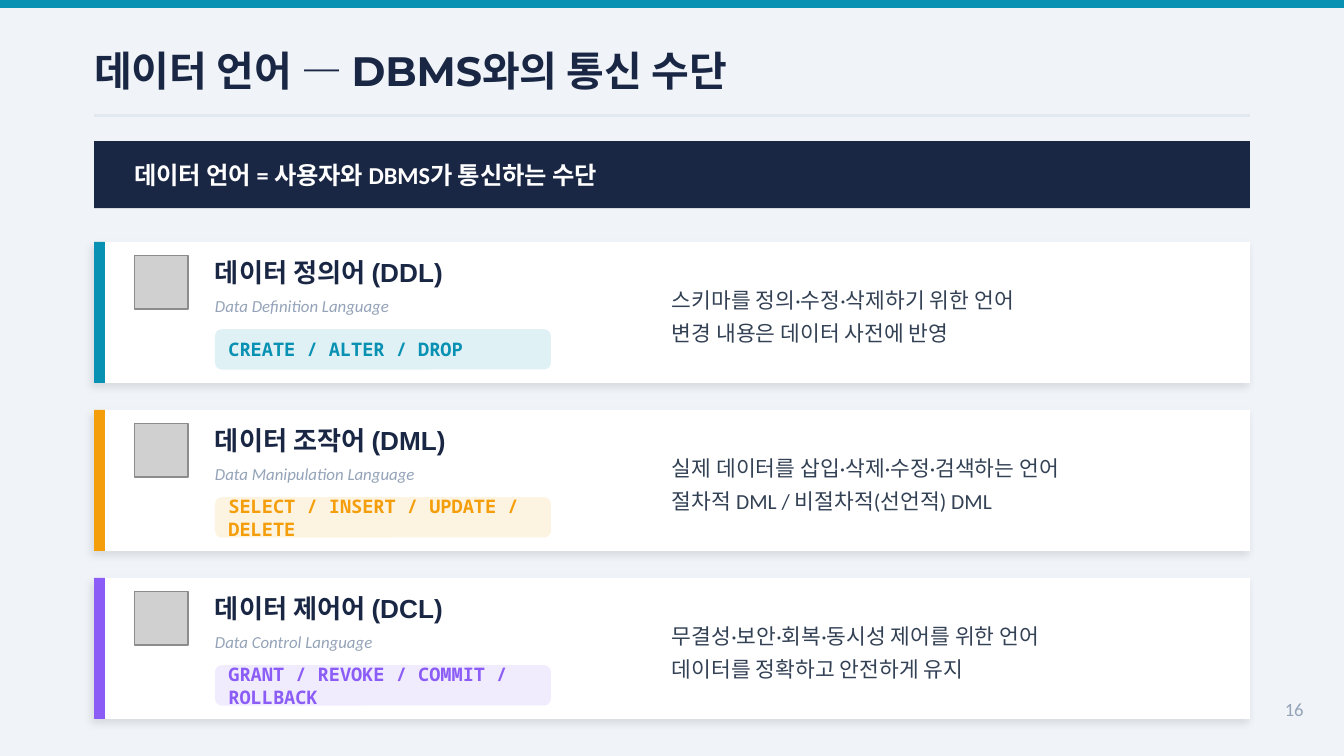
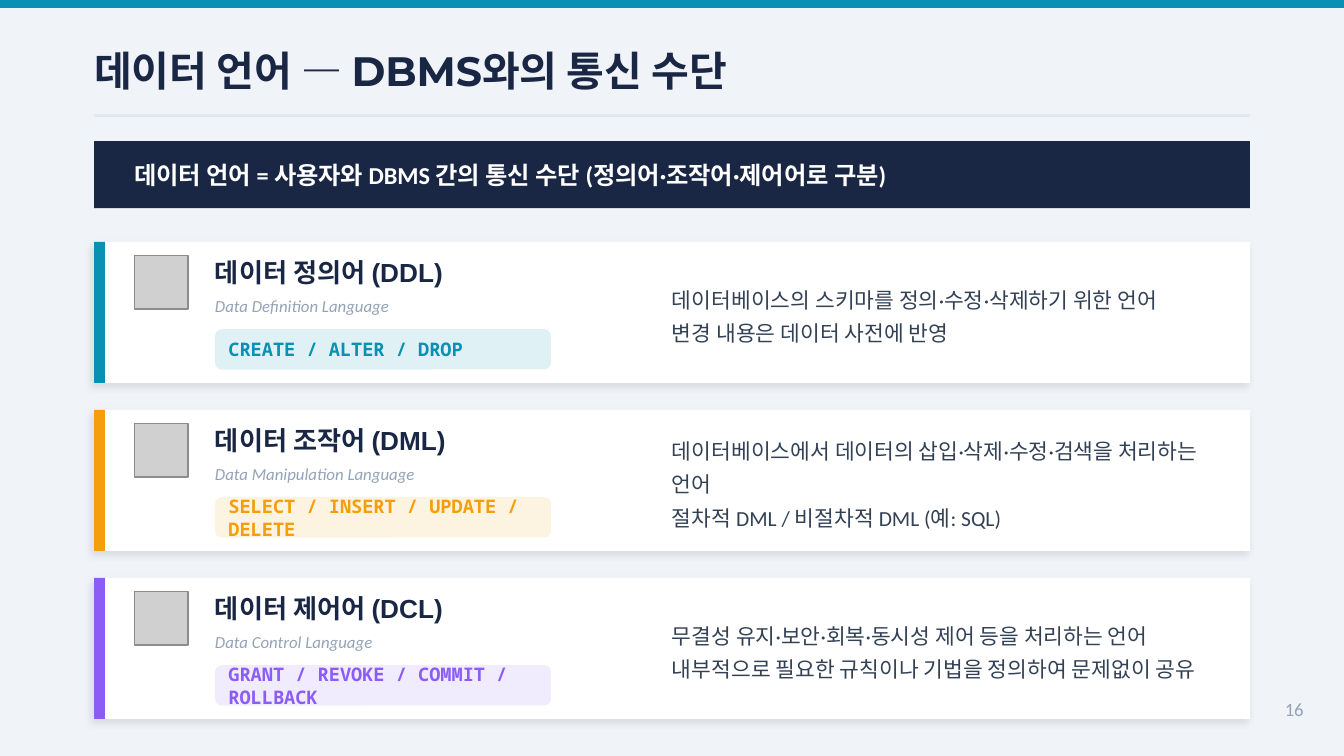
Before and after one commit to Sangdon-Park/Sangdon-Park.github.io, a slide deck: slide 16 of data/DB시스템/3장_데이터베이스시스템_박상돈.pptx. Drawn at 1344x756 pixels with LibreOffice and Linux fonts; fonts in the diff are those of the drawing; grey boxes stand for pictures. Boxes give left, top, right and bottom in pixels: in the first picture for what was removed or moved away, otherwise in the second. Text is boxed around its words. In the diff, an @@ line names an element or a change of style, - is before the commit and + after.

```diff
--- a/data/DB시스템/3장_데이터베이스시스템_박상돈.pptx
+++ b/data/DB시스템/3장_데이터베이스시스템_박상돈.pptx
@@ text at [134, 163, 886, 188]: text changed @@
-데이터 언어 = 사용자와 DBMS가 통신하는 수단
+데이터 언어 = 사용자와 DBMS 간의 통신 수단 (정의어·조작어·제어어로 구분)
@@ text at [672, 290, 1158, 310]: text changed @@
-스키마를 정의·수정·삭제하기 위한 언어
+데이터베이스의 스키마를 정의·수정·삭제하기 위한 언어
@@ text at [672, 441, 1197, 529]: text changed @@
-실제 데이터를 삽입·삭제·수정·검색하는 언어
-절차적 DML / 비절차적(선언적) DML
+데이터베이스에서 데이터의 삽입·삭제·수정·검색을 처리하는 언어
+절차적 DML / 비절차적 DML (예: SQL)
@@ text at [672, 626, 1196, 679]: text changed @@
-무결성·보안·회복·동시성 제어를 위한 언어
-데이터를 정확하고 안전하게 유지
+무결성 유지·보안·회복·동시성 제어 등을 처리하는 언어
+내부적으로 필요한 규칙이나 기법을 정의하여 문제없이 공유
```
Also in this commit, not shown: 9 other slides changed, 3 other files.
